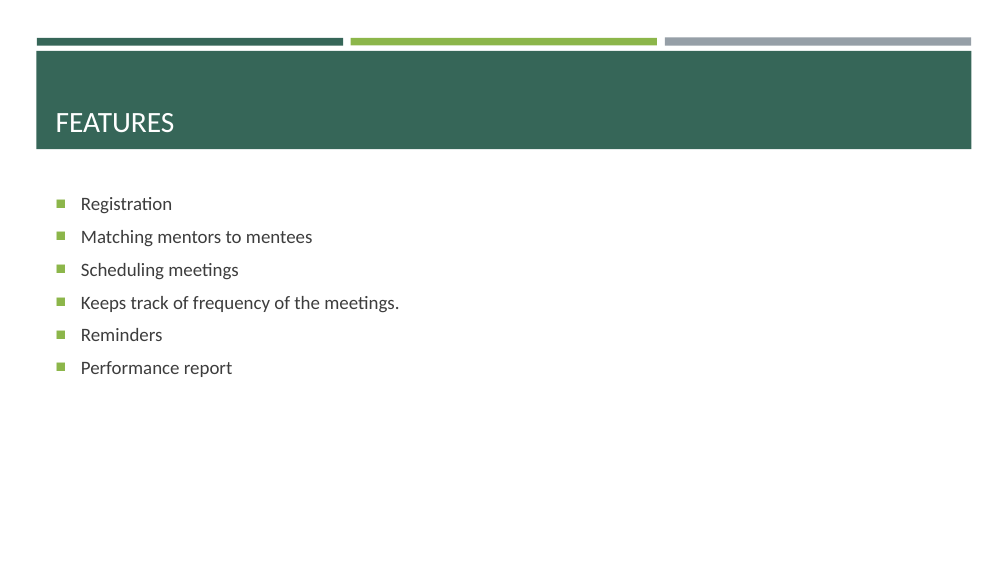
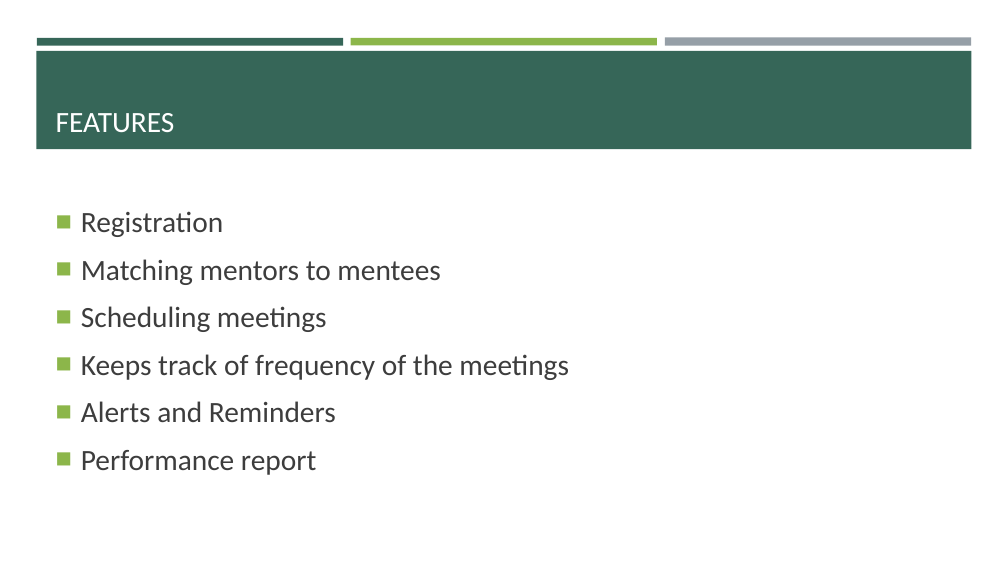
Before and after one commit to Mumbai2016/team-5, a slide deck: slide 3 of katalyst.pptx. Drawn at 1008x567 pixels with LibreOffice and Linux fonts; fonts in the diff are those of the drawing. Boxes give left, top, right and bottom in pixels: in the first picture for what was removed or moved away, otherwise in the second. Text is boxed around its words. In the diff, an @@ line names an element or a change of style, - is before the commit and + after.

Commit message:
PPT final

```diff
--- a/katalyst.pptx
+++ b/katalyst.pptx
@@ text "Registration": place and size @@
-text "Registration" at (81,197,399,377)
+text "Registration" at (81,259,569,475)
@@ text at (81,259,440,475): size 18 to 28 pt in "Registration", "Matching mentors to mentees", "Scheduling meetings", "Performance report"; more space between paragraphs @@
@@ text at (81,354,569,422): text changed; size 18 to 28 pt @@
-■ Keeps track of frequency of the meetings.
-■ Reminders
+■ Keeps track of frequency of the meetings
+■ Alerts and Reminders
```
Also in this commit, not shown: 1 other slide changed, 1 slide added, 1 slide removed.
